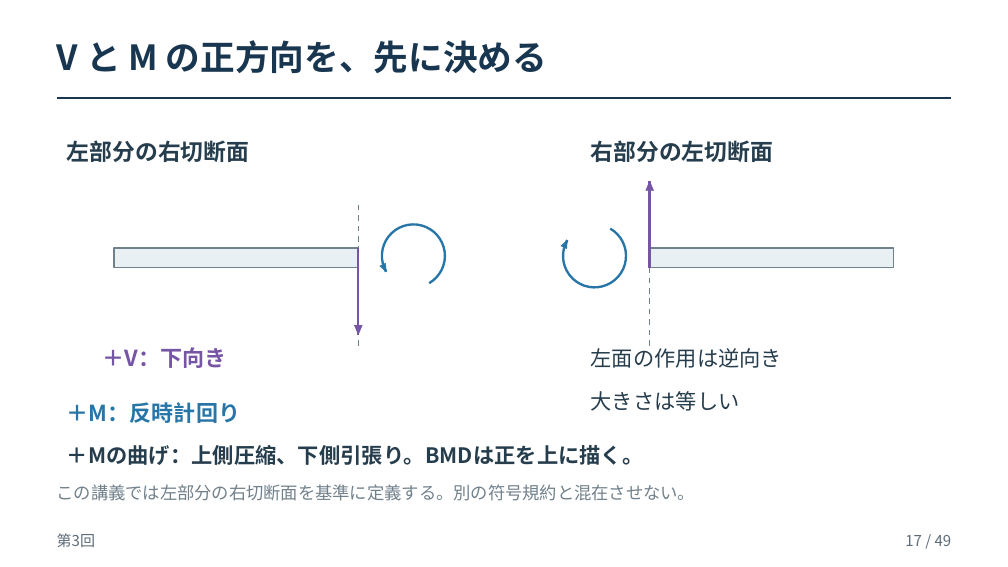
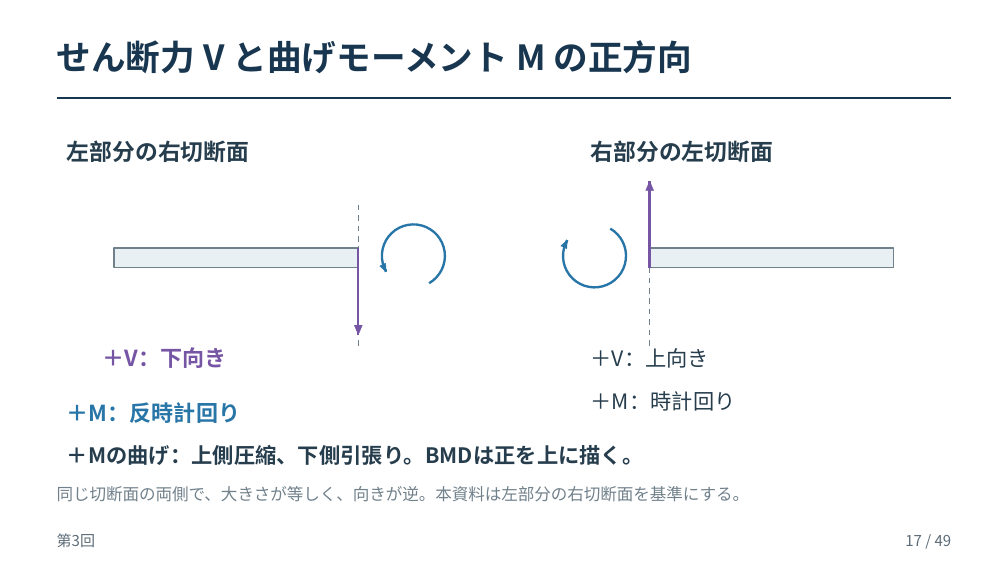
Before and after one commit to zooc-14calbp/industrial-materials-course, a slide deck: slide 17 of 学生用/第03回/03_授業スライド.pptx. Drawn at 1008x567 pixels with LibreOffice and Linux fonts; fonts in the diff are those of the drawing. Boxes give left, top, right and bottom in pixels: in the first picture for what was removed or moved away, otherwise in the second. Text is boxed around its words. In the diff, an @@ line names an element or a change of style, - is before the commit and + after.

```diff
--- a/学生用/第03回/03_授業スライド.pptx
+++ b/学生用/第03回/03_授業スライド.pptx
@@ text at [57, 40, 693, 73]: text changed @@
-V と M の正方向を、先に決める
+せん断力 V と曲げモーメント M の正方向
@@ text at [591, 344, 710, 368]: text changed @@
-左面の作用は逆向き
+＋V：上向き
@@ text at [591, 391, 736, 411]: text changed @@
-大きさは等しい
+＋M：時計回り
@@ text at [57, 486, 749, 502]: text changed; size 16.5 to 15.8 pt @@
-この講義では左部分の右切断面を基準に定義する。別の符号規約と混在させない。
+同じ切断面の両側で、大きさが等しく、向きが逆。本資料は左部分の右切断面を基準にする。
```
Also in this commit, not shown: 11 other slides changed, 8 other files.
